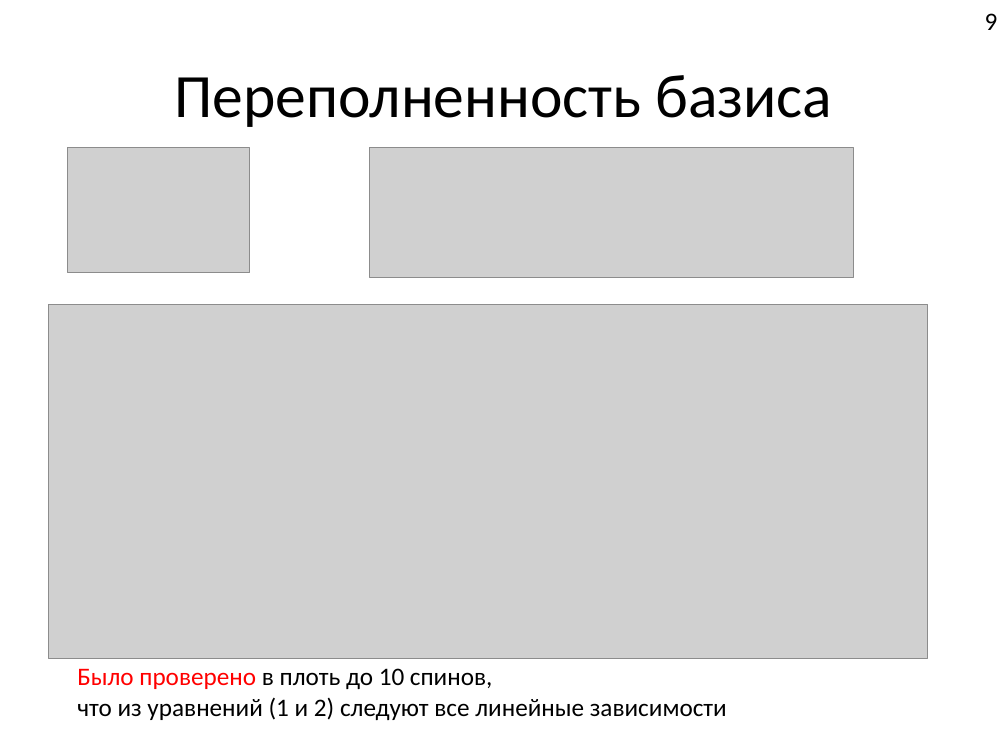
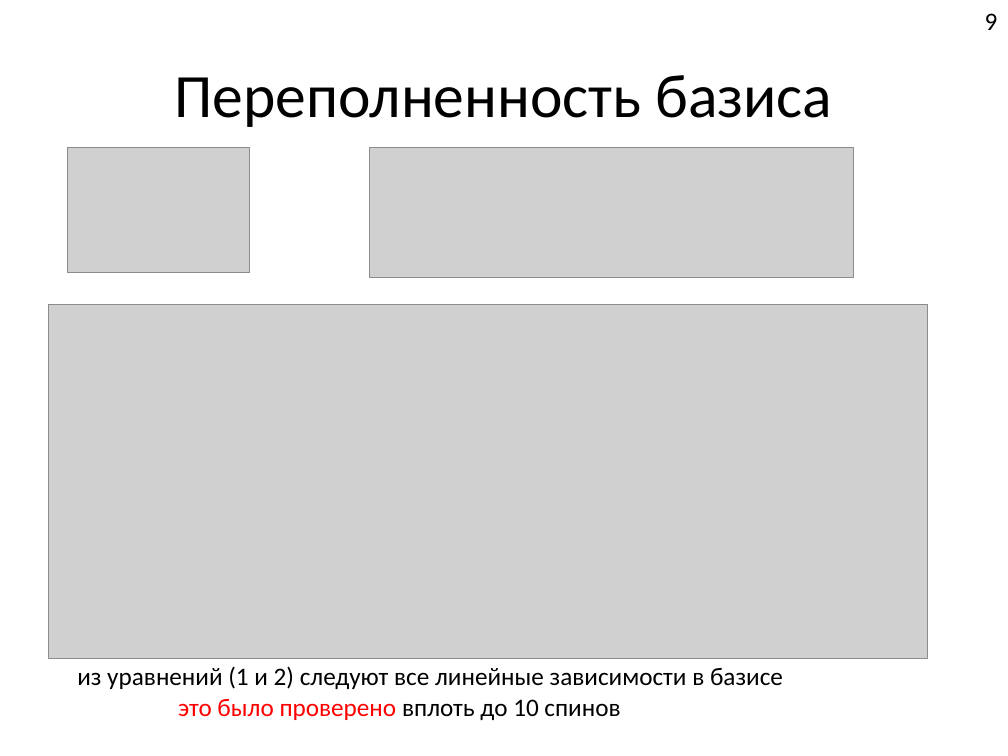
Before and after one commit to FeelUsM/zadrotstvo1, a slide deck: slide 9 of LaTeX-поделки/Системы спинов 1.pptx. Drawn at 1008x756 pixels with LibreOffice and Linux fonts; fonts in the diff are those of the drawing; grey boxes stand for pictures. Boxes give left, top, right and bottom in pixels: in the first picture for what was removed or moved away, otherwise in the second. Text is boxed around its words. In the diff, an @@ line names an element or a change of style, - is before the commit and + after.

```diff
--- a/LaTeX-поделки/Системы спинов 1.pptx
+++ b/LaTeX-поделки/Системы спинов 1.pptx
@@ text at (77, 666, 783, 720): text changed @@
-Было проверено в плоть до 10 спинов,
-что из уравнений (1 и 2) следуют все линейные зависимости
+из уравнений (1 и 2) следуют все линейные зависимости в базисе
+это было проверено вплоть до 10 спинов
```
Also in this commit, not shown: 12 other slides changed, 25 other files.
